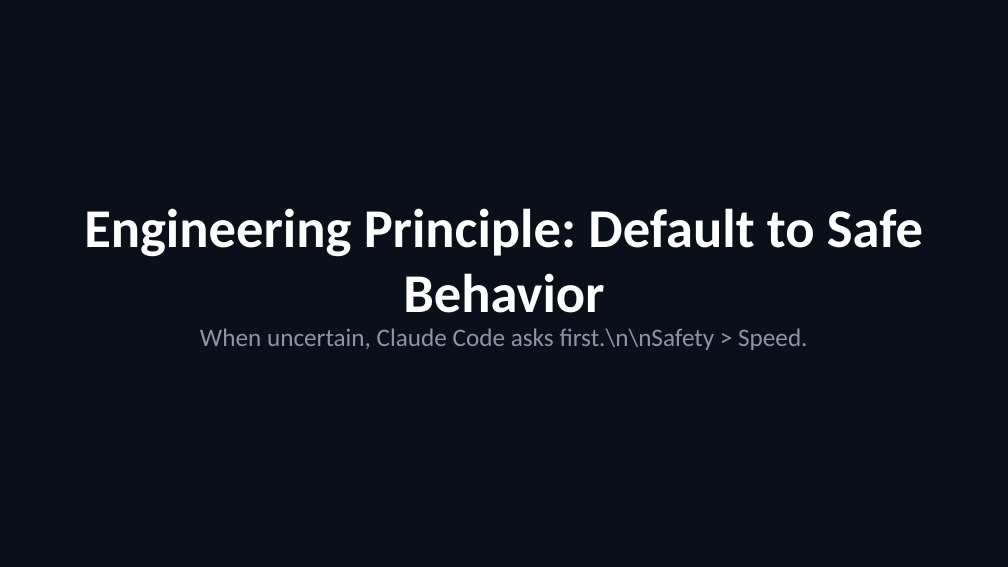
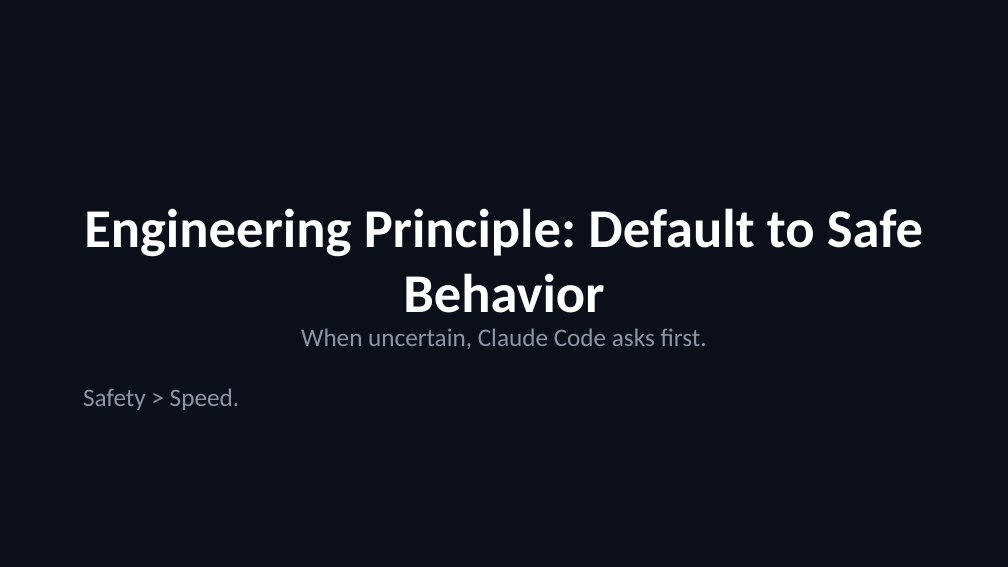
Before and after one commit to scottrhay/AIA-ClaudeCopilot, a slide deck: slide 83 of slides/Day2_Claude_Code_Fundamentals.pptx. Drawn at 1008x567 pixels with LibreOffice and Linux fonts; fonts in the diff are those of the drawing. Boxes give left, top, right and bottom in pixels: in the first picture for what was removed or moved away, otherwise in the second. Text is boxed around its words. In the diff, an @@ line names an element or a change of style, - is before the commit and + after.

Commit message:
fix: wrap=square on all long text, fix remaining literal newlines

```diff
--- a/slides/Day2_Claude_Code_Fundamentals.pptx
+++ b/slides/Day2_Claude_Code_Fundamentals.pptx
@@ text at bbox=[83, 328, 707, 410]: text changed @@
-When uncertain, Claude Code asks first.\n\nSafety > Speed.
+When uncertain, Claude Code asks first.
+Safety > Speed.
```
Also in this commit, not shown: 1 other slide changed.
